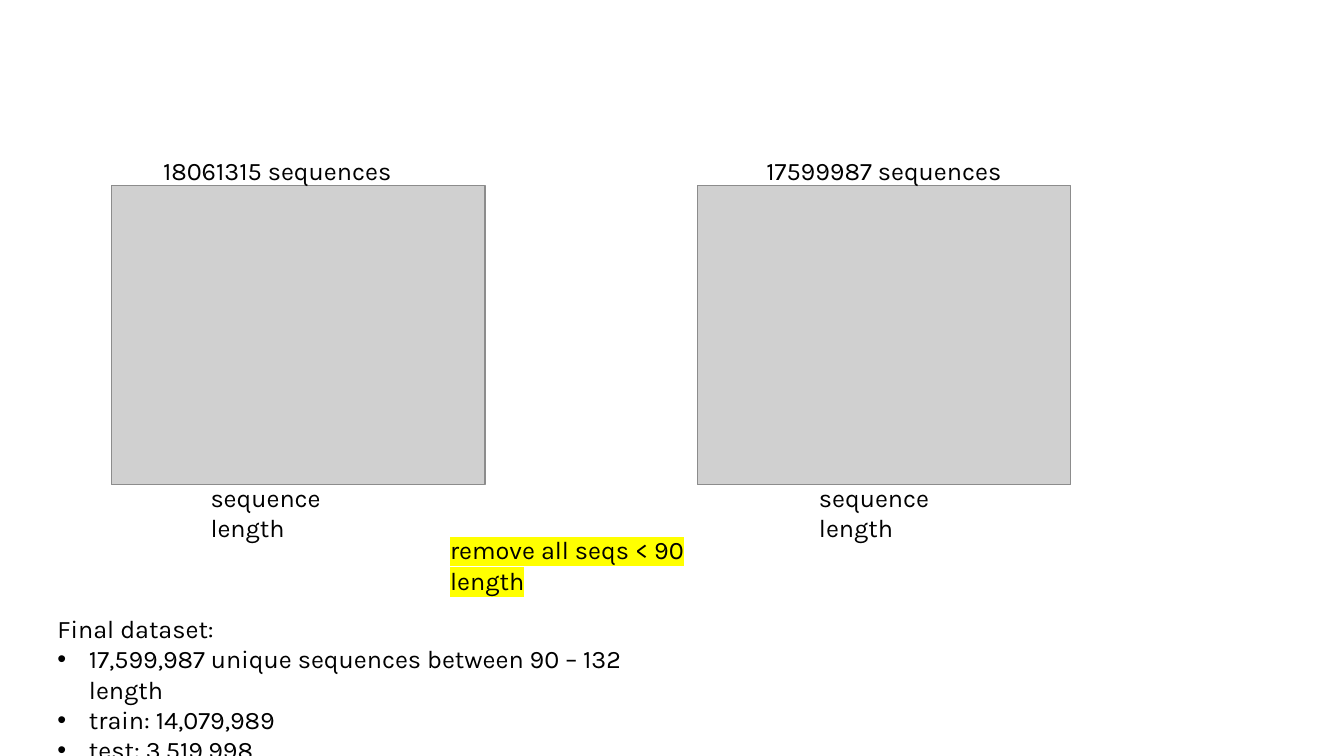
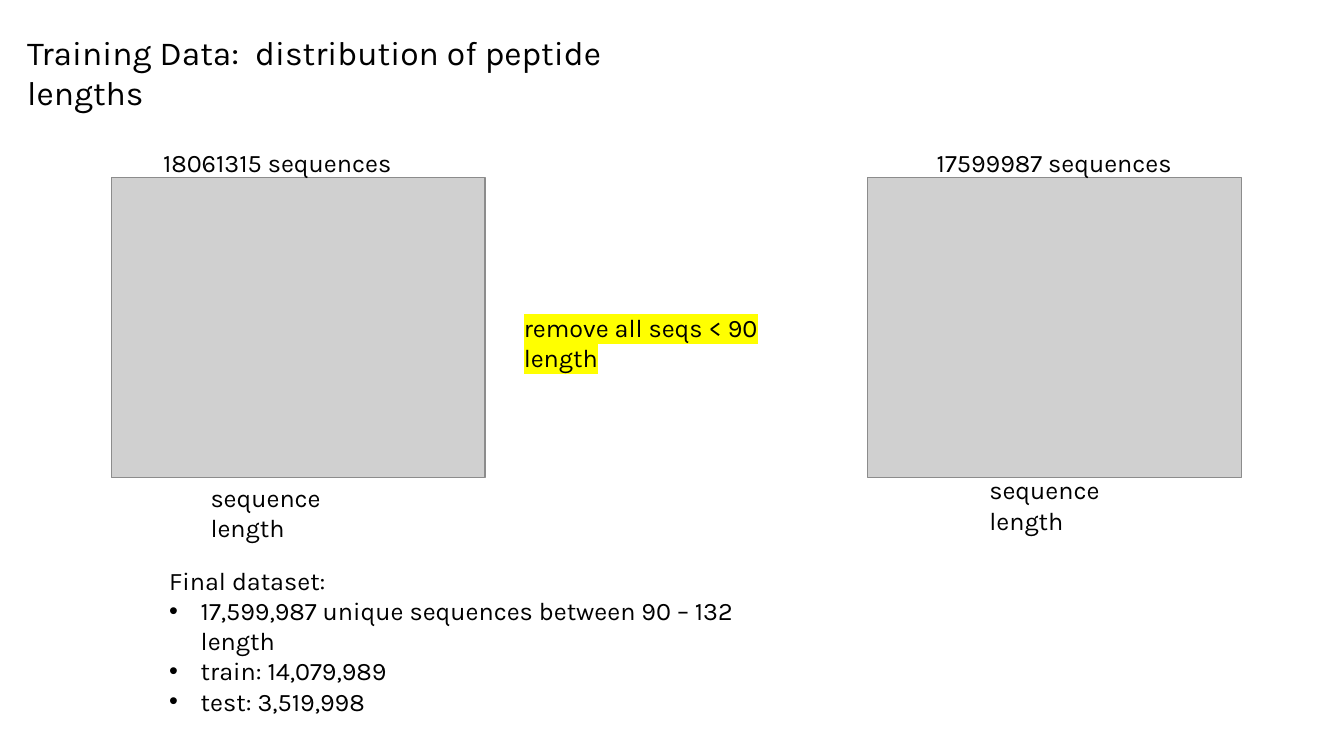
Before and after one commit to planaria158/BERT, a slide deck: slide 5 of Experiments.pptx (slide 3 before the commit). Drawn at 1344x756 pixels with LibreOffice and Linux fonts; fonts in the diff are those of the drawing; grey boxes stand for pictures. Boxes give left, top, right and bottom in pixels: in the first picture for what was removed or moved away, otherwise in the second. Text is boxed around its words. In the diff, an @@ line names an element or a change of style, - is before the commit and + after.

```diff
--- a/Experiments.pptx
+++ b/Experiments.pptx
@@ text added at box(27, 42, 601, 114), 24 pt, text #000000 @@
+Training Data: distribution of peptide lengths
@@ text "18061315 sequences": place and size @@
-text "18061315 sequences" at box(163, 164, 391, 186)
+text "18061315 sequences" at box(163, 156, 391, 179)
@@ picture: place and size @@
-picture at box(111, 186, 485, 485)
+picture at box(111, 177, 485, 477)
@@ text "remove all seqs < 90 ...": place and size @@
-text "remove all seqs < 90 ..." at box(450, 541, 684, 596)
+text "remove all seqs < 90 ..." at box(524, 319, 758, 374)
@@ 2 texts, 1 picture: place and size @@
-2 texts, 1 picture at box(698, 164, 1072, 544)
+2 texts, 1 picture at box(868, 156, 1242, 536)
@@ text "Final dataset:" rewrapped from box(57, 620, 621, 732) to box(169, 572, 733, 714) @@
```
Also in this commit, not shown: 3 other slides changed, 6 slides added, 2 slides removed.
